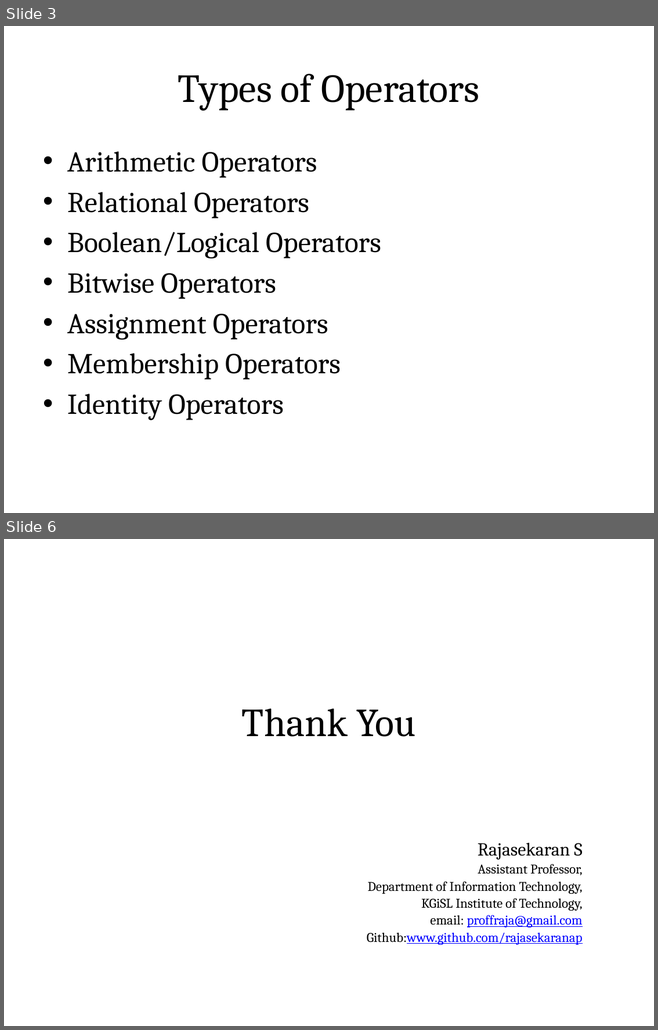
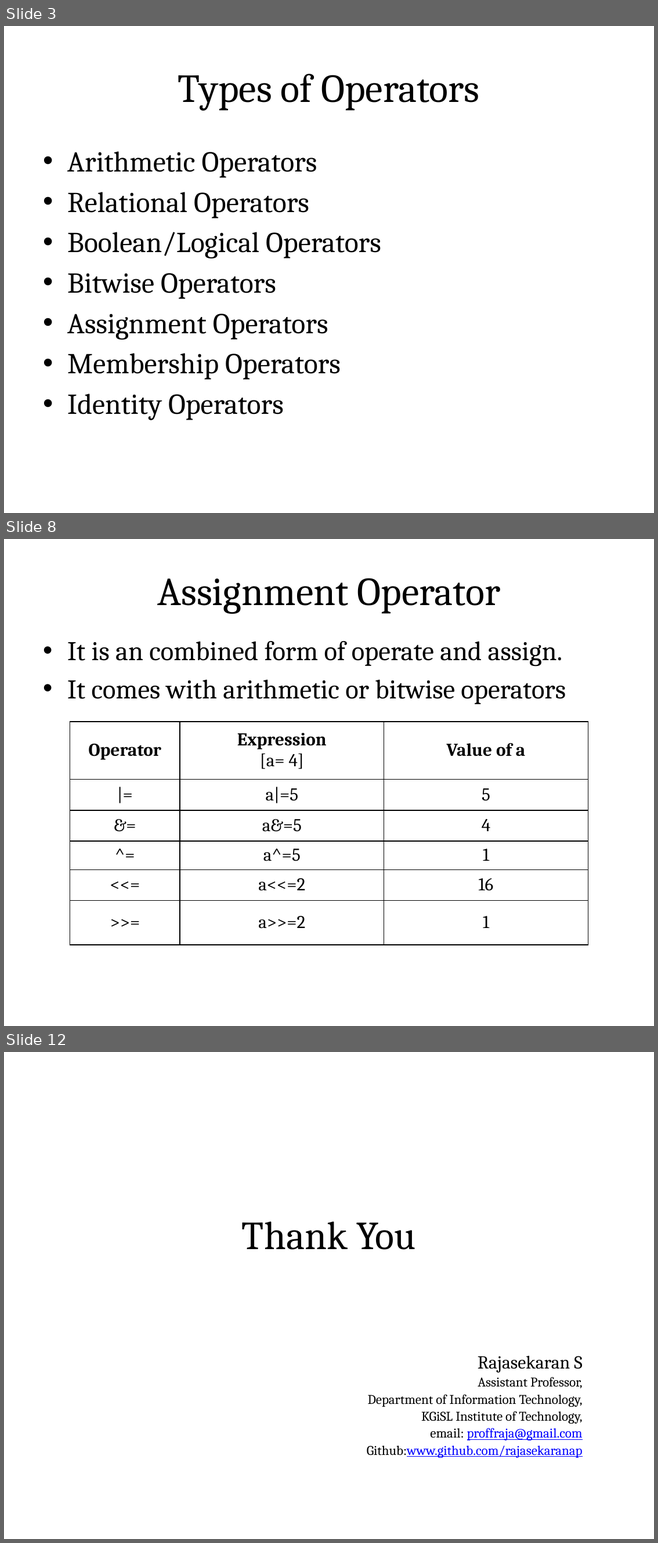
Before and after one commit to rajasekaran36/GE8151-Problem-Solving-and-Python-Programming, a slide deck: Slides/Unit 2/GE8151-U2-2-Operators.pptx. Shown one above the other, each under a label of ours: slides 3 and 6 before the commit, slides 3, 8 and 12 after it; the slides between them are not shown. The pictures are 658x1030 and 658x1543 pixels, drawn with LibreOffice and Linux fonts; fonts in the diff are those of the drawing. Boxes give left, top, right and bottom in pixels: in the first picture for what was removed or moved away, otherwise in the second. Text is boxed around its words. In the diff, an @@ line names an element or a change of style, - is before the commit and + after.

```diff
--- a/Slides/Unit 2/GE8151-U2-2-Operators.pptx
+++ b/Slides/Unit 2/GE8151-U2-2-Operators.pptx
@@ slide 8 added at [4, 539, 654, 1026], background #FFFFFF @@
@@ title added at [36, 559, 621, 620], fill gradient #DAFDA7 to #E4FCC2 to #F5FFE7, outline #98B955 0.75 pt, 44 pt, text #000000 @@
+Assignment Operator
@@ text added at [67, 641, 565, 704], 30 pt, text #000000 @@
+• It is an combined form of operate and assign.
+• It comes with arithmetic or bitwise operators
@@ table added at [70, 722, 588, 945], 6 rows, 3 columns @@
+Operator | Expression / [a= 4] | Value of a
+|= | a|=5 | 5
+&= | a&=5 | 4
+^= | a^=5 | 1
+<<= | a<<=2 | 16
+>>= | a>>=2 | 1
@@ what was slide 6 is now slide 12 @@
```
Also in this commit, not shown: 2 slides changed, 5 other slides added, 30 other files.
